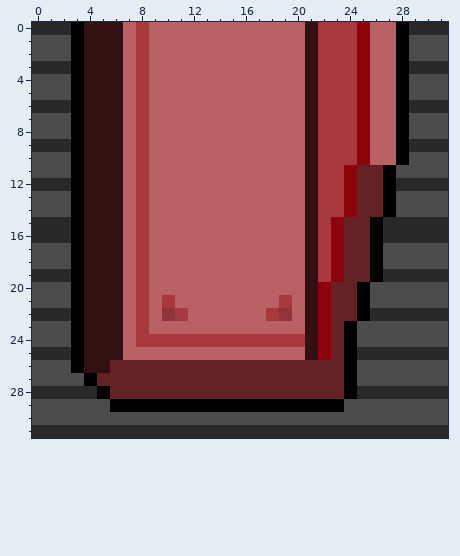
File history of a pixel-art sprite, gfx/MShockXotto+/pngs_tiles_32x32/vehicle/seats/vp_seat_back_left_west.png. This is how it looked before the edit.
The file is 32x32 pixels. Colours within 5 levels of each other are drawn and written as one.
New version:
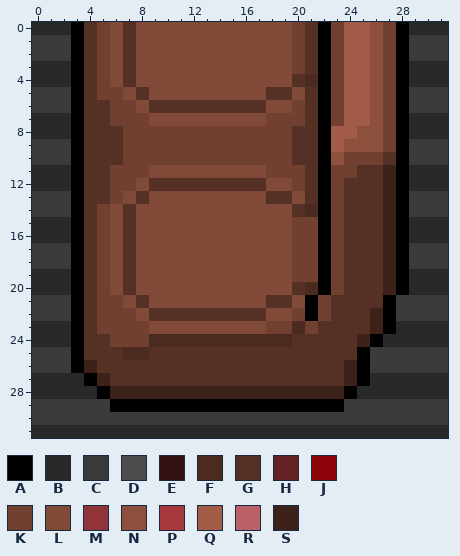
Palette (. is transparent): A #000000  B #292929  C #3b3b3b  D #4c4c4c  E #321112  F #4b2a20  G #553024  H #652225  J #8c0309  K #714031  L #804938  M #8f3539  N #8d503d  P #a7393e  Q #a25b46  R #b96165  S #3c2219
Edits made:
Changed rows in their new state; - is an unchanged pixel.
first column x 0:
 0 ----GKLGLLLLLLLLLLLLKGAKQQNK----
 1 CCC-GKLGLLLLLLLLLLLLKGAKQQNK-CCC
 2 CCC-GKLGLLLLLLLLLLLLKGAKQQNK-CCC
 3 ----GKLGLLLLLLLLLLLLKGAKQQNK----
 4 BBB-GKLGLLLLLLLLLLLLGFAKQQNK-BBB
 5 CCC-GKKLGLLLLLLLLLGGLGAKQQNK-CCC
 6 CCC-GGKKLGGGGGGGGGLLKGAKQQNK-CCC
 7 BBB-GGKKKLLLLLLLLLKKKGAKQQNK-BBB
 8 BBB-GGGKKKKKKKKKKKKKGGAQQNNK-BBB
 9 CCC-GGGKKKKKKKKKKKKKGGAQNNNK-CCC
10 CCC-GGGKKKKKKKKKKKKKGGANKKKG-CCC
11 BBB-GGKKKLLLLLLLLLKKKGAKKGGSABBB
12 ----GGKKLGGGGGGGGGLLKGAKGGGSA---
13 CCC-GGKLGLLLLLLLLLGGLGAKGGGSACCC
14 CCC-GKLGLLLLLLLLLLLLGFAKGGGSACCC
15 ----GKLGLLLLLLLLLLLLKKAKGGGSA---
16 ----GKLGLLLLLLLLLLLLKKAKGGGSA---
17 CCC-GKLGLLLLLLLLLLLLKKAKGGGSACCC
18 CCC-GKLGLLLLLLLLLLLLKKAKGGGSACCC
19 ----GKLGLLLLLLLLLLLLKKAKGGGSA---
20 BBB-GKLGLLLLLLLLLLLLGFAKGGGSABBB
21 CCC-GKKLGLLLLLLLLLGGLAKGGGGACCCC
22 CCC-GKKKLGGGGGGGGGLLKAKGGGSACCCC
23 BBB-GKKKKLLLLLLLLLKKFKGGGGSABBBB
24 BBB-GGKKKFFFFFFFFFFFGGGGGSABBBBB
25 CCC-GGGFFGGGGGGGGGGGGGGGGACCCCCC
26 CCC-SGGGGGGGGGGGGGGGGGGGSACCCCCC
27 BBBB-SGGGGGGGGGGGGGGGGGGSABBBBBB
28 ------SSSSSSSSSSSSSSSSSS--------
29 CCCCCC------------------CCCCCCCC
30 CCCCCCCCCCCCCCCCCCCCCCCCCCCCCCCC
